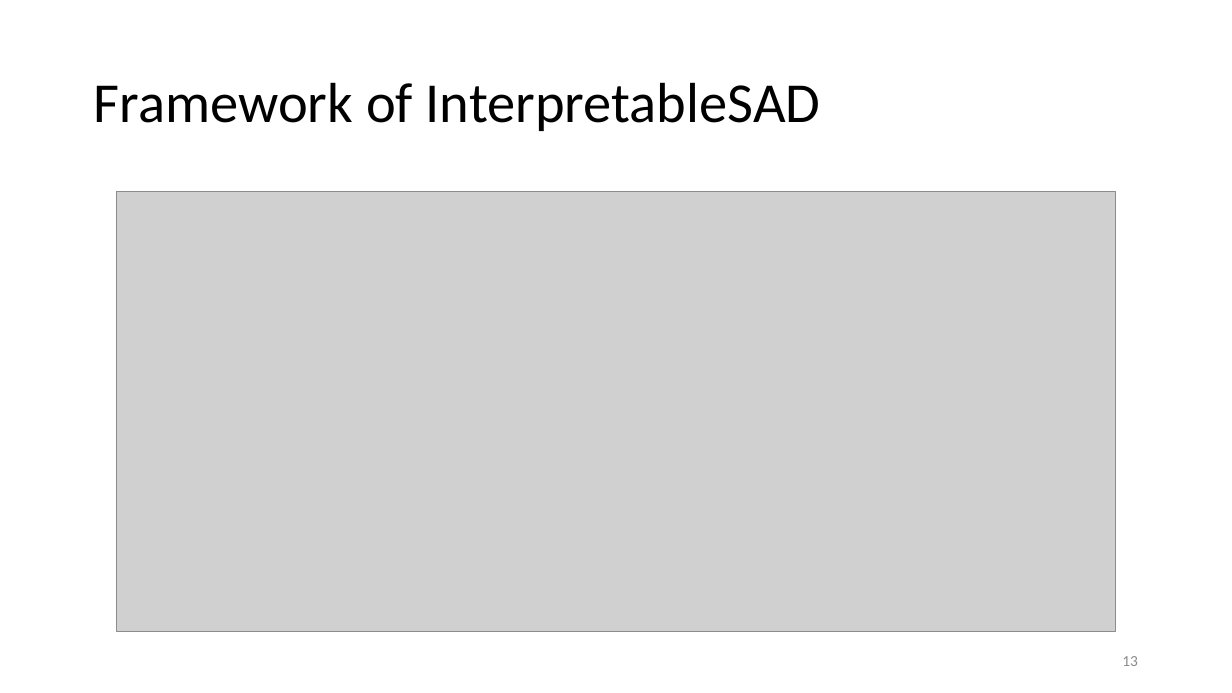
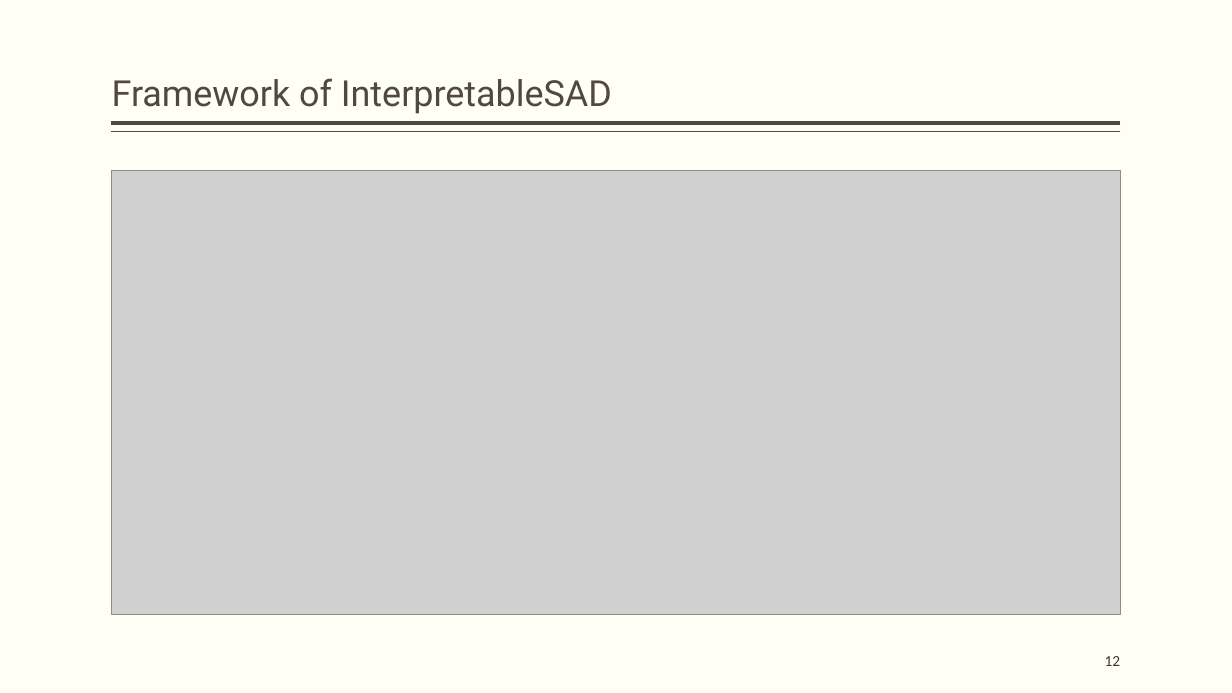
Before and after one commit to hanxiao0607/others, a slide deck: slide 12 of InterpretableSAD.pptx (slide 13 before the commit). Drawn at 1232x693 pixels with LibreOffice and Linux fonts; fonts in the diff are those of the drawing; grey boxes stand for pictures. Boxes give left, top, right and bottom in pixels: in the first picture for what was removed or moved away, otherwise in the second. Text is boxed around its words. In the diff, an @@ line names an element or a change of style, - is before the commit and + after.

```diff
--- a/InterpretableSAD.pptx
+++ b/InterpretableSAD.pptx
@@ background #FFFFFF to #FFFFF3 @@
@@ title "Framework of InterpretableSAD": place and size @@
-title "Framework of InterpretableSAD" at <box>94,82,821,131</box>
+title "Framework of InterpretableSAD" at <box>112,78,612,114</box>
@@ title "Framework of InterpretableSAD" at <box>112,78,612,114</box>: size 44 to 28 pt, font Calibri to Roboto, text colour #000000 to #514843; vertical alignment middle to bottom @@
@@ line added from (1121, 123) to (112, 123), #514843 3 pt @@
@@ line added from (1121, 132) to (112, 132), #514843 1 pt @@
@@ picture: place and size @@
-picture at <box>116,192,1116,632</box>
+picture at <box>112,171,1121,615</box>
@@ page number at <box>1105,656,1121,666</box>: text changed; text colour #8C8C8C to #3D3632 @@
-13
+12
```
Also in this commit, not shown: 25 other slides changed, 5 slides added, 5 slides removed, 1 other file.
